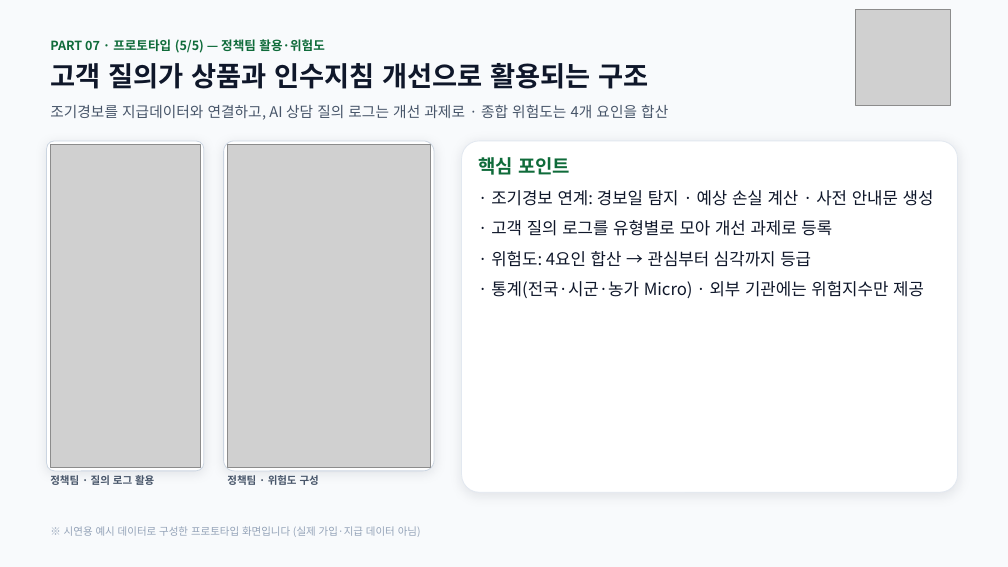
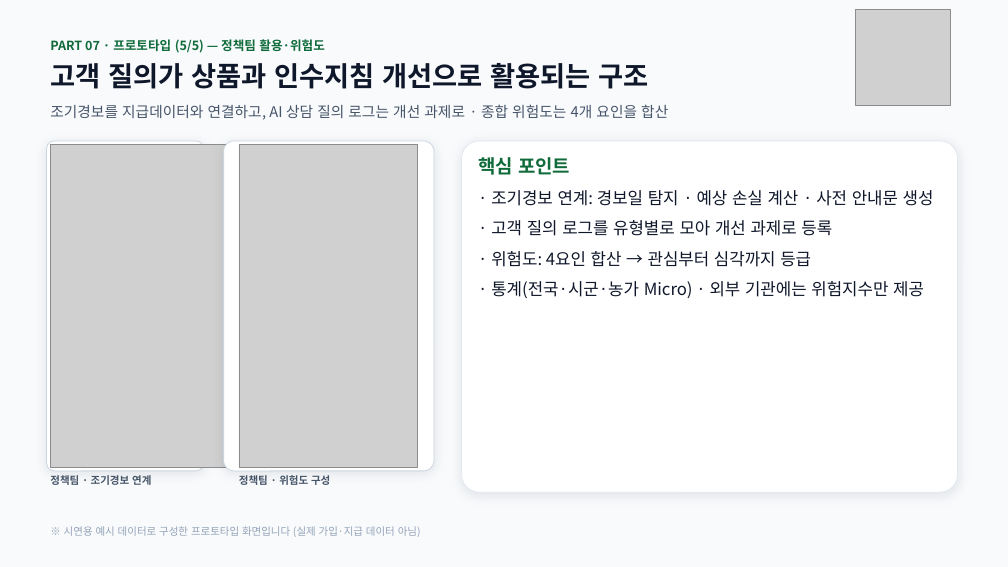
Before and after one commit to yurimingly/policy-insurance, a slide deck: slide 5 of prototype_5slides.pptx. Drawn at 1008x567 pixels with LibreOffice and Linux fonts; fonts in the diff are those of the drawing; grey boxes stand for pictures. Boxes give left, top, right and bottom in pixels: in the first picture for what was removed or moved away, otherwise in the second. Text is boxed around its words. In the diff, an @@ line names an element or a change of style, - is before the commit and + after.

```diff
--- a/prototype_5slides.pptx
+++ b/prototype_5slides.pptx
@@ picture: place and size @@
-picture at [51,144,200,467]
+picture at [51,144,229,467]
@@ picture: place and size @@
-picture at [228,144,430,467]
+picture at [239,144,417,467]
@@ text at [50,475,151,485]: text changed @@
-정책팀 · 질의 로그 활용
+정책팀 · 조기경보 연계
@@ text "정책팀 · 위험도 구성": place and size @@
-text "정책팀 · 위험도 구성" at [227,475,319,485]
+text "정책팀 · 위험도 구성" at [239,475,330,485]
```
Also in this commit, not shown: 3 other slides changed.
